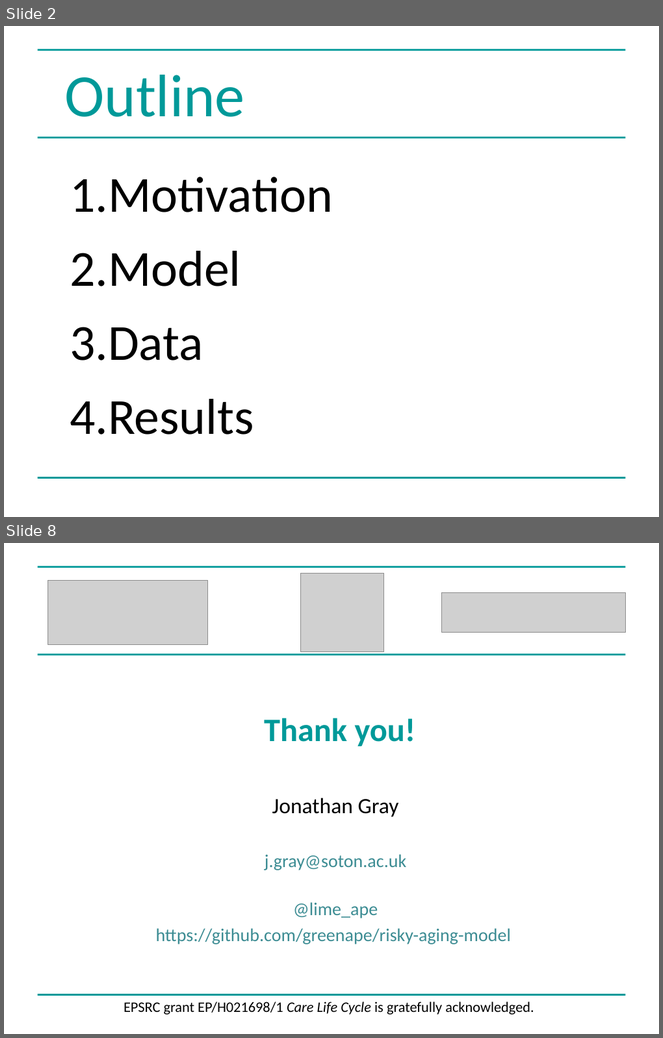
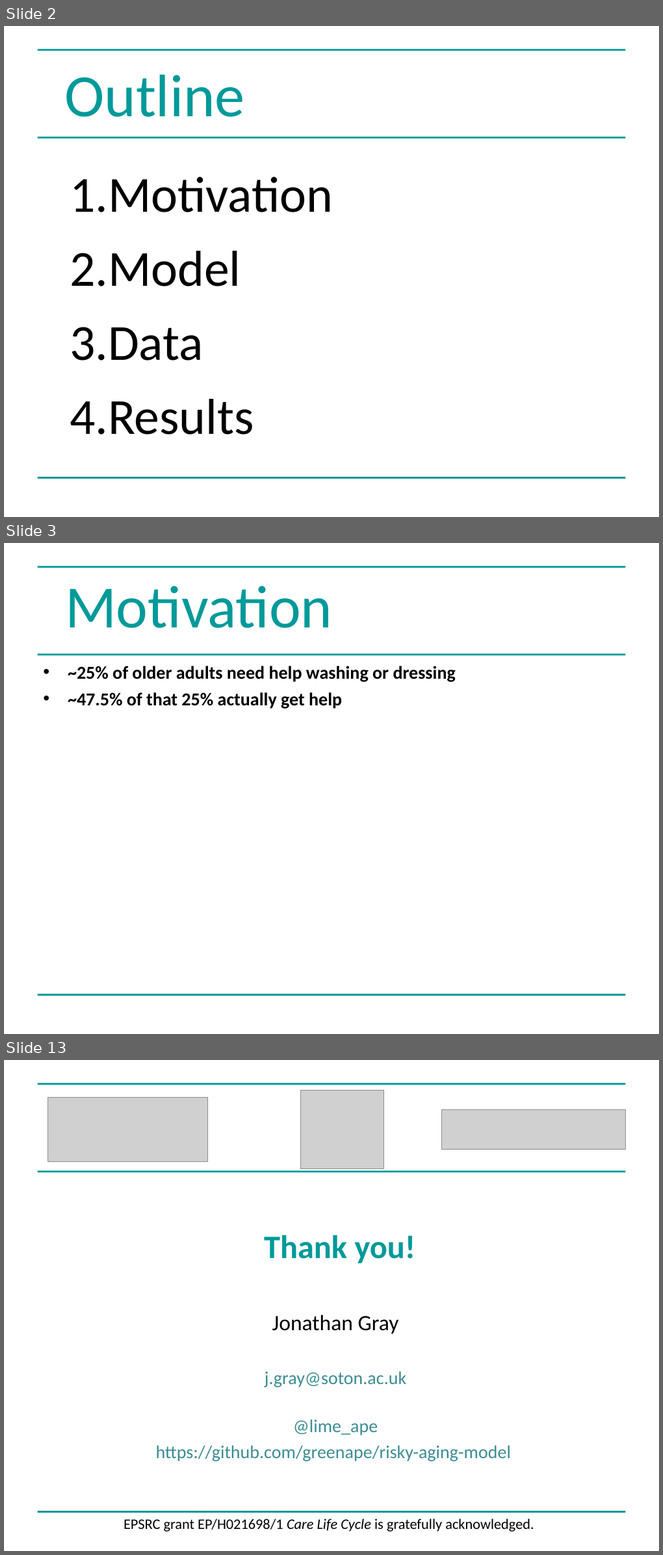
Before and after one commit to greenape/bsps2015, a slide deck: presentation/risky_aging_bsps.ppt. Shown one above the other, each under a label of ours: slides 2 and 8 before the commit, slides 2, 3 and 13 after it; the slides between them are not shown. The pictures are 663x1038 and 663x1555 pixels, drawn with LibreOffice and Linux fonts; fonts in the diff are those of the drawing; grey boxes stand for pictures. Boxes give left, top, right and bottom in pixels: in the first picture for what was removed or moved away, otherwise in the second. Text is boxed around its words. In the diff, an @@ line names an element or a change of style, - is before the commit and + after.

```diff
--- a/presentation/risky_aging_bsps.ppt
+++ b/presentation/risky_aging_bsps.ppt
@@ slide 3 added at <box>4,543,659,1034</box>, background #FFFFFF; not listed: 3 template elements that a slide beside it also shows @@
@@ title added at <box>65,586,332,628</box>, 66 pt, text #009999 @@
+Motivation
@@ text added at <box>68,666,456,709</box>, 20 pt, text #000000, bold @@
+• ~25% of older adults need help washing or dressing
+• ~47.5% of that 25% actually get help
@@ what was slide 8 is now slide 13 @@
```
Also in this commit, not shown: 5 slides changed, 4 other slides added, 1 other file.
